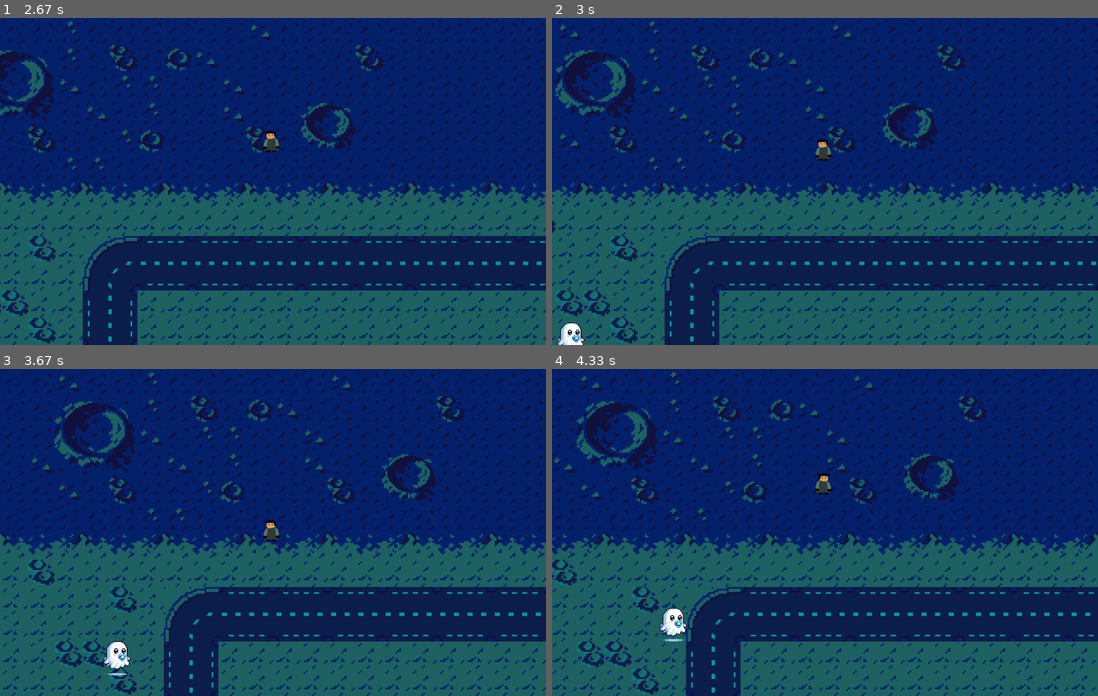
Above: before the commit, frames 1-4 (two rows, left to right).
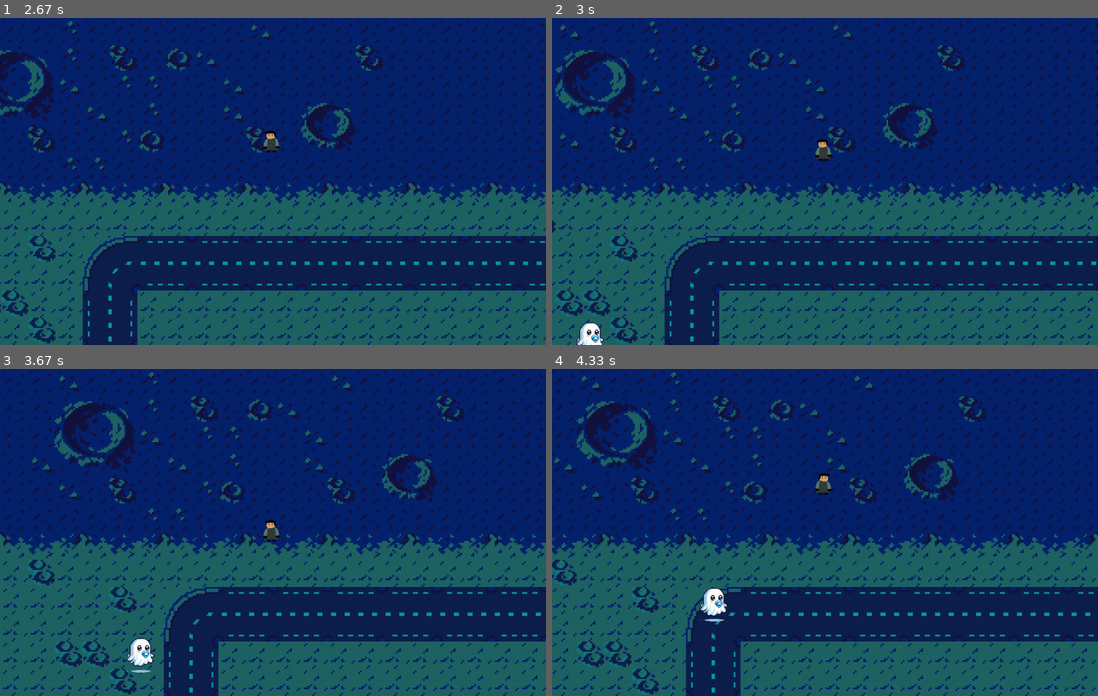
Above: after the commit, the same moments.

Repository: jgabrielsg/LP-PyGame
Game: pygame game, started from main.py
The game is run twice, just before and just after one commit, with the same random seed, the same clock (stepped at 60 frames per second) and the same inputs.
Inputs (mouse positions are in pixels of both pictures, inside the frame that each line leads up to):
- Up to frame 1 (2.67 s): click "PLAY" at 0.38 s; click (447, 171) at 0.72 s; hold Right 1-1.47 s; hold Up 1.5-1.8 s; hold Right 1.83-2.3 s; hold Left from 2.33 s (still down)
- Up to frame 2 (3 s): release Left at 2.87 s; hold Down from 2.9 s (still down)
- Up to frame 3 (3.67 s): release Down at 3.2 s; hold Left 3.23-3.63 s
- Up to frame 4 (4.33 s): hold Up 3.67-4.03 s; hold Right from 4.07 s (still down)

Frame 1 is identical in both runs. In frame 2, 0.5% of the frame differs, in the area x 0-10%, y 93-100%; in frame 3, 0.7%; in frame 4, 0.7%, in the area x 19-33%, y 66-84%.

Commit message:
Corrigindo o balanceamento que sumiu com o commit

Diff:
--- a/characters/enemy.py
+++ b/characters/enemy.py
@@ -9,7 +9,7 @@
         self.sprite_type = 'enemy'
 
         self.image = pygame.transform.scale(self.image, (self.image.get_width() // 10, self.image.get_height() // 10))
-        self.speed = 3
+        self.speed = 4
         self.rect = self.image.get_rect(center = pos)
         self.shouldShoot = False # For shooterEnemies
         self.IsBoss = False
@@ -38,7 +38,7 @@
 class Enemy_Tank(Enemy):
     def __init__(self, pos, groups, animation_images):
         super().__init__(pos, groups, 50, image_path="assets/images/ogro_1.png")
-        self.speed = 2
+        self.speed = 1.5
 
         # Usando as imagens pré carregadas
         self.animation_images = animation_images.copy()
--- a/main.py
+++ b/main.py
@@ -226,7 +226,12 @@
         self.camera.custom_draw()
 
     def randomizador_inimigos(self, tempo):
-        if tempo > (self.enemyTime + self.enemyGenerationCooldown):
+        if (tempo - self.LastBossTime) > 30:
+            if len(self.enemies) == 0:
+                self.spawn_enemy(5)
+                self.LastBossTime = tempo
+
+        elif tempo > (self.enemyTime + self.enemyGenerationCooldown):
 
             self.enemyTime = tempo
             self.spawn_enemy(random.randint(1,4))
@@ -238,10 +243,6 @@
             elif tempo > 15: self.enemyGenerationCooldown = random.randint(0,2)
             elif tempo > 7: self.enemyGenerationCooldown = random.randint(0,3)
             else: self.enemyGenerationCooldown = 3
-
-        if (tempo - self.LastBossTime) > 60:
-            self.spawn_enemy(5)
-            self.LastBossTime = tempo
 
 
 
